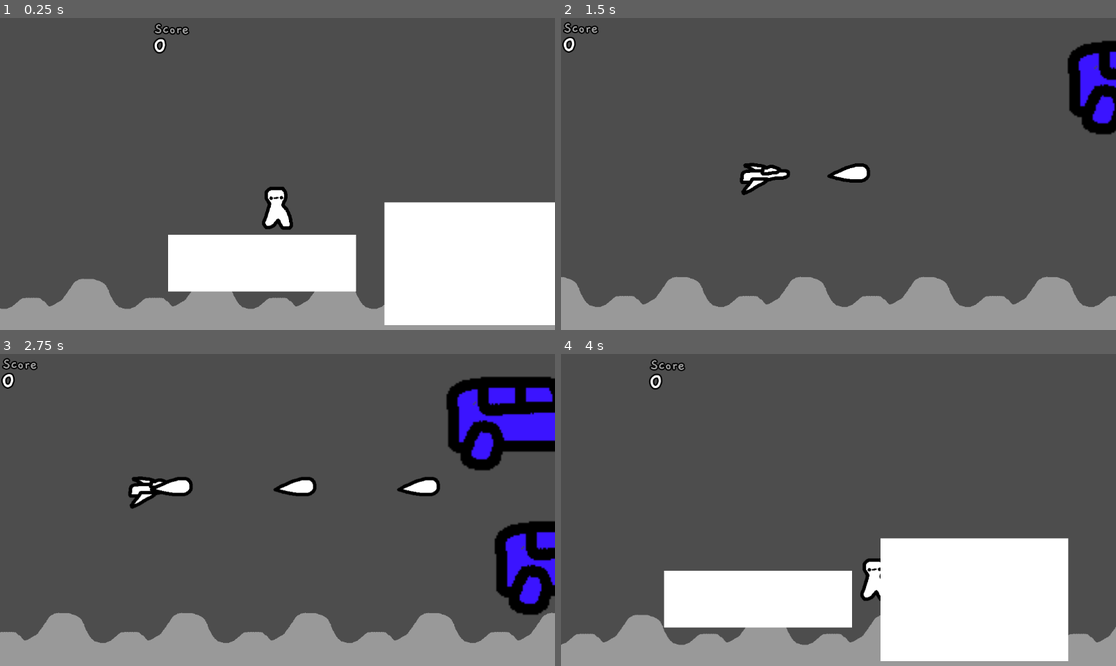
Above: before the commit, frames 1-4 (two rows, left to right).
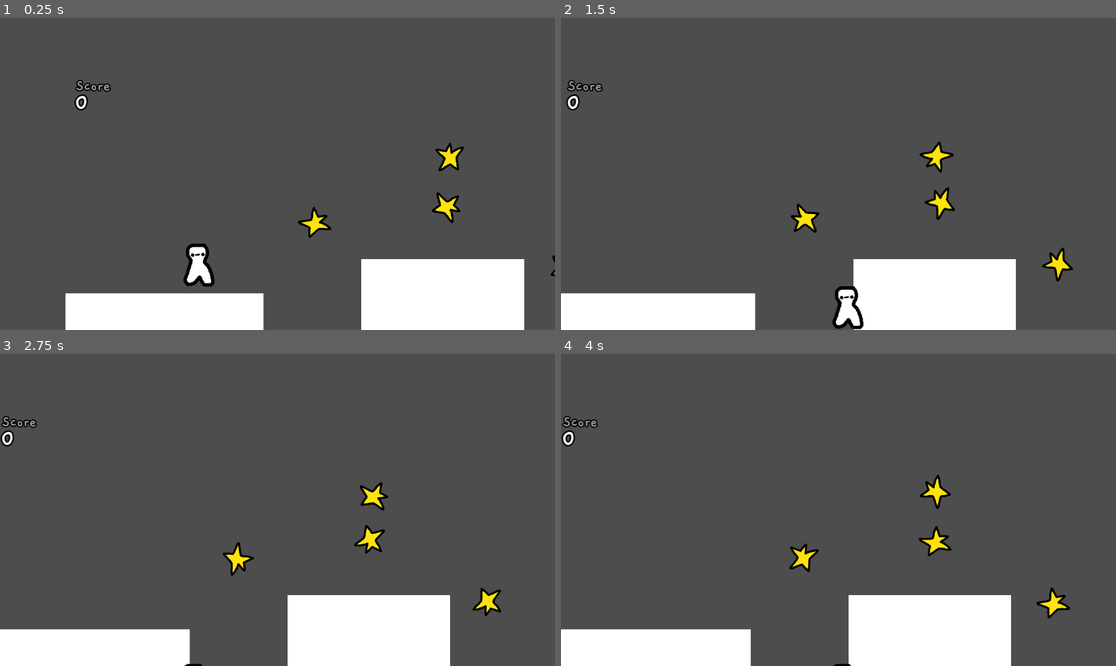
Above: after the commit, the same moments.

Repository: aznoqmous/a11y
Game: Godot game, scene res://scenes/platformer_game/platformer_scene.tscn
Same seed, same stepped clock (60 frames per second), same inputs: the game is played once before the commit and once after it. This scene is started directly instead of the project's main scene.
Inputs (mouse positions are in pixels of both pictures, inside the frame that each line leads up to):
- Up to frame 1 (0.25 s): no input
- Up to frame 2 (1.5 s): move the mouse to (960, 158) at 0.52 s; press the mouse at (960, 158) at 0.53 s; hold D (Right) from 0.53 s (still down); tap W (Up) at 0.77 s; move the mouse to (727, 189) at 1.27 s; release the mouse at (727, 189) at 1.28 s; tap Space (Space) at 1.35 s
- Up to frame 3 (2.75 s): tap W (Up) at 1.52 s; move the mouse to (333, 441) at 2.02 s; release D (Right) at 2.03 s; press the mouse at (333, 441) at 2.03 s; hold A (Left) from 2.03 s (still down)
- Up to frame 4 (4 s): move the mouse to (810, 572) at 2.77 s; release A (Left) at 2.78 s; release the mouse at (810, 572) at 2.78 s; hold D (Right) from 2.78 s (still down); tap Space (Space) at 2.85 s; tap W (Up) at 3.02, 3.77 s; move the mouse to (1005, 556) at 3.52 s; press the mouse at (1005, 556) at 3.53 s

The runs differ from the first frame. In frame 1, 23% of the frame differs, in the area x 0-100%, y 1-100%; in frame 2, 20%; in frame 3, 26%; in frame 4, 25%.

Commit message:
Add small platformer level

Diff:
--- a/scenes/platformer_game/platformer_scene.tscn
+++ b/scenes/platformer_game/platformer_scene.tscn
@@ -9,6 +9,7 @@
 [ext_resource type="Texture2D" uid="uid://hyh3jftlmogi" path="res://sprites/rect.png" id="5_fljem"]
 [ext_resource type="Script" uid="uid://7r8uo8q3g3f" path="res://scripts/win_zone.gd" id="7_mifp7"]
 [ext_resource type="Texture2D" uid="uid://dbppa2sp3ffax" path="res://sprites/shmup_game/flag.png" id="7_s7k25"]
+[ext_resource type="PackedScene" uid="uid://cq7cbt6vryk2x" path="res://scenes/score_star.tscn" id="10_i6eov"]
 
 [sub_resource type="CapsuleShape2D" id="CapsuleShape2D_mifp7"]
 radius = 21.0
@@ -16,15 +17,11 @@
 
 [sub_resource type="RectangleShape2D" id="RectangleShape2D_j34ms"]
 resource_local_to_scene = true
-size = Vector2(390.625, 118.546875)
+size = Vector2(411.3125, 374.63672)
 
 [sub_resource type="RectangleShape2D" id="RectangleShape2D_ffo1l"]
 resource_local_to_scene = true
-size = Vector2(390.625, 254.54688)
-
-[sub_resource type="RectangleShape2D" id="RectangleShape2D_s7k25"]
-resource_local_to_scene = true
-size = Vector2(390.625, 278)
+size = Vector2(449, 210.27344)
 
 [sub_resource type="WorldBoundaryShape2D" id="WorldBoundaryShape2D_mifp7"]
 
@@ -37,7 +34,7 @@
 [node name="OverlayControl" parent="." unique_id=863188350 instance=ExtResource("2_lbo0a")]
 
 [node name="Camera2D" type="Camera2D" parent="." unique_id=78951313]
-position = Vector2(261, 322)
+position = Vector2(424, 204)
 
 [node name="Decor" type="Node2D" parent="." unique_id=1385626041]
 position = Vector2(627, 211)
@@ -58,9 +55,9 @@
 position = Vector2(261, 322)
 slide_on_ceiling = false
 script = ExtResource("3_j34ms")
-move_speed = 701.0
+move_speed = 600.0
 gravity = 2000.0
-jump_power = 1000.0
+jump_power = 800.0
 
 [node name="Sprite2D" type="Sprite2D" parent="World/Player" unique_id=804030744]
 texture = ExtResource("4_j34ms")
@@ -68,44 +65,237 @@
 [node name="CollisionShape2D" type="CollisionShape2D" parent="World/Player" unique_id=1682444645]
 shape = SubResource("CapsuleShape2D_mifp7")
 
-[node name="Platform" type="StaticBody2D" parent="." unique_id=655010018]
+[node name="Collectibles" type="Node2D" parent="World" unique_id=1466877935]
+
+[node name="ScoreStar" parent="World/Collectibles" unique_id=560807434 instance=ExtResource("10_i6eov")]
+position = Vector2(776, 267)
+scale = Vector2(0.6, 0.6)
+
+[node name="ScoreStar2" parent="World/Collectibles" unique_id=875627028 instance=ExtResource("10_i6eov")]
+position = Vector2(776, 171)
+scale = Vector2(0.6, 0.6)
+
+[node name="ScoreStar3" parent="World/Collectibles" unique_id=1778402426 instance=ExtResource("10_i6eov")]
+position = Vector2(498, 303)
+scale = Vector2(0.6, 0.6)
+
+[node name="ScoreStar4" parent="World/Collectibles" unique_id=1280663672 instance=ExtResource("10_i6eov")]
+position = Vector2(1020, 395)
+scale = Vector2(0.6, 0.6)
+
+[node name="ScoreStar5" parent="World/Collectibles" unique_id=393029770 instance=ExtResource("10_i6eov")]
+position = Vector2(1624, 276)
+scale = Vector2(0.6, 0.6)
+
+[node name="ScoreStar6" parent="World/Collectibles" unique_id=459329249 instance=ExtResource("10_i6eov")]
+position = Vector2(1818, 359)
+scale = Vector2(0.6, 0.6)
+
+[node name="ScoreStar7" parent="World/Collectibles" unique_id=1216580733 instance=ExtResource("10_i6eov")]
+position = Vector2(1894, 359)
+scale = Vector2(0.6, 0.6)
+
+[node name="ScoreStar8" parent="World/Collectibles" unique_id=1399631123 instance=ExtResource("10_i6eov")]
+position = Vector2(1968, 359)
+scale = Vector2(0.6, 0.6)
+
+[node name="ScoreStar9" parent="World/Collectibles" unique_id=2135445545 instance=ExtResource("10_i6eov")]
+position = Vector2(2208, 247)
+scale = Vector2(0.6, 0.6)
+
+[node name="ScoreStar10" parent="World/Collectibles" unique_id=2026667769 instance=ExtResource("10_i6eov")]
+position = Vector2(2594, 202)
+scale = Vector2(0.6, 0.6)
+
+[node name="ScoreStar11" parent="World/Collectibles" unique_id=1399793101 instance=ExtResource("10_i6eov")]
+position = Vector2(3044, 94)
+scale = Vector2(0.6, 0.6)
+
+[node name="ScoreStar12" parent="World/Collectibles" unique_id=335743155 instance=ExtResource("10_i6eov")]
+position = Vector2(3213, 124)
+scale = Vector2(0.6, 0.6)
+
+[node name="ScoreStar13" parent="World/Collectibles" unique_id=315376513 instance=ExtResource("10_i6eov")]
+position = Vector2(3213, 49)
+scale = Vector2(0.6, 0.6)
+
+[node name="ScoreStar14" parent="World/Collectibles" unique_id=1225663674 instance=ExtResource("10_i6eov")]
+position = Vector2(3213, -22)
+scale = Vector2(0.6, 0.6)
+
+[node name="ScoreStar15" parent="World/Collectibles" unique_id=642486573 instance=ExtResource("10_i6eov")]
+position = Vector2(3395, 52)
+scale = Vector2(0.6, 0.6)
+
+[node name="ScoreStar16" parent="World/Collectibles" unique_id=1794944324 instance=ExtResource("10_i6eov")]
+position = Vector2(3472, 48)
+scale = Vector2(0.6, 0.6)
+
+[node name="ScoreStar17" parent="World/Collectibles" unique_id=83768313 instance=ExtResource("10_i6eov")]
+position = Vector2(3563, 49)
+scale = Vector2(0.6, 0.6)
+
+[node name="Platforms" type="Node2D" parent="World" unique_id=524195167]
+
+[node name="Platform" type="StaticBody2D" parent="World/Platforms" unique_id=655010018]
 position = Vector2(382, 502)
 script = ExtResource("5_ffo1l")
 
-[node name="Sprite2D" type="Sprite2D" parent="Platform" unique_id=1359351868]
-position = Vector2(-153, 5)
-scale = Vector2(390.625, 118.546875)
-texture = ExtResource("5_fljem")
-
-[node name="CollisionShape2D" type="CollisionShape2D" parent="Platform" unique_id=1530185070]
-position = Vector2(-153, 5)
+[node name="Sprite2D" type="Sprite2D" parent="World/Platforms/Platform" unique_id=1359351868]
+position = Vector2(-192.65625, 137.68164)
+scale = Vector2(411.3125, 374.63672)
+texture = ExtResource("5_fljem")
+
+[node name="CollisionShape2D" type="CollisionShape2D" parent="World/Platforms/Platform" unique_id=1530185070]
+position = Vector2(-192.65625, 137.68164)
 shape = SubResource("RectangleShape2D_j34ms")
 
-[node name="Platform2" type="StaticBody2D" parent="." unique_id=663501060]
-position = Vector2(382, 502)
-script = ExtResource("5_ffo1l")
-
-[node name="Sprite2D" type="Sprite2D" parent="Platform2" unique_id=1314500984]
-position = Vector2(296, 6.2734375)
-scale = Vector2(390.625, 254.54688)
-texture = ExtResource("5_fljem")
-
-[node name="CollisionShape2D" type="CollisionShape2D" parent="Platform2" unique_id=1654382958]
-position = Vector2(296, 6.2734375)
-shape = SubResource("RectangleShape2D_ffo1l")
-
-[node name="Platform3" type="StaticBody2D" parent="." unique_id=1237493757]
-position = Vector2(1015, 498)
-script = ExtResource("5_ffo1l")
-
-[node name="Sprite2D" type="Sprite2D" parent="Platform3" unique_id=1599176399]
-position = Vector2(296, -67)
-scale = Vector2(390.625, 278)
-texture = ExtResource("5_fljem")
-
-[node name="CollisionShape2D" type="CollisionShape2D" parent="Platform3" unique_id=747550256]
-position = Vector2(296, -67)
-shape = SubResource("RectangleShape2D_s7k25")
+[node name="Platform2" type="StaticBody2D" parent="World/Platforms" unique_id=663501060]
+position = Vector2(519, 732)
+scale = Vector2(0.7518312, 1.1885504)
+script = ExtResource("5_ffo1l")
+
+[node name="Sprite2D" type="Sprite2D" parent="World/Platforms/Platform2" unique_id=1314500984]
+position = Vector2(-2.5, -1.8632813)
+scale = Vector2(449, 210.27344)
+texture = ExtResource("5_fljem")
+metadata/_edit_lock_ = true
+
+[node name="CollisionShape2D" type="CollisionShape2D" parent="World/Platforms/Platform2" unique_id=1654382958]
+position = Vector2(-2.5, -1.8632813)
+shape = SubResource("RectangleShape2D_ffo1l")
+metadata/_edit_lock_ = true
+
+[node name="Platform4" type="StaticBody2D" parent="World/Platforms" unique_id=1130342718]
+position = Vector2(769, 580)
+scale = Vector2(0.7518312, 1.8626219)
+script = ExtResource("5_ffo1l")
+
+[node name="Sprite2D" type="Sprite2D" parent="World/Platforms/Platform4" unique_id=57464764]
+position = Vector2(-2.5, -1.8632813)
+scale = Vector2(449, 210.27344)
+texture = ExtResource("5_fljem")
+metadata/_edit_lock_ = true
+
+[node name="CollisionShape2D" type="CollisionShape2D" parent="World/Platforms/Platform4" unique_id=1396974557]
+position = Vector2(-2.5, -1.8632813)
+shape = SubResource("RectangleShape2D_ffo1l")
+metadata/_edit_lock_ = true
+
+[node name="Platform5" type="StaticBody2D" parent="World/Platforms" unique_id=2053406508]
+position = Vector2(1345.9999, 662.9999)
+rotation = 1.4309952
+scale = Vector2(0.7518312, 1.43249)
+script = ExtResource("5_ffo1l")
+
+[node name="Sprite2D" type="Sprite2D" parent="World/Platforms/Platform5" unique_id=2113571821]
+position = Vector2(-2.5, -1.8632813)
+scale = Vector2(449, 210.27344)
+texture = ExtResource("5_fljem")
+metadata/_edit_lock_ = true
+
+[node name="CollisionShape2D" type="CollisionShape2D" parent="World/Platforms/Platform5" unique_id=534902699]
+position = Vector2(-2.5, -1.8632813)
+shape = SubResource("RectangleShape2D_ffo1l")
+metadata/_edit_lock_ = true
+
+[node name="Platform6" type="StaticBody2D" parent="World/Platforms" unique_id=903388220]
+position = Vector2(1873, 453)
+scale = Vector2(0.7518312, 0.58262193)
+script = ExtResource("5_ffo1l")
+
+[node name="Sprite2D" type="Sprite2D" parent="World/Platforms/Platform6" unique_id=1762088052]
+position = Vector2(-2.5, -1.8632813)
+scale = Vector2(449, 210.27344)
+texture = ExtResource("5_fljem")
+metadata/_edit_lock_ = true
+
+[node name="CollisionShape2D" type="CollisionShape2D" parent="World/Platforms/Platform6" unique_id=1139886470]
+position = Vector2(-2.5, -1.8632813)
+shape = SubResource("RectangleShape2D_ffo1l")
+metadata/_edit_lock_ = true
+
+[node name="Platform7" type="StaticBody2D" parent="World/Platforms" unique_id=833044417]
+position = Vector2(2375, 374.99997)
+scale = Vector2(0.3933546, 0.261649)
+script = ExtResource("5_ffo1l")
+
+[node name="Sprite2D" type="Sprite2D" parent="World/Platforms/Platform7" unique_id=279012441]
+position = Vector2(-2.5, -1.8632813)
+scale = Vector2(449, 210.27344)
+texture = ExtResource("5_fljem")
+metadata/_edit_lock_ = true
+
+[node name="CollisionShape2D" type="CollisionShape2D" parent="World/Platforms/Platform7" unique_id=552276204]
+position = Vector2(-2.5, -1.8632813)
+shape = SubResource("RectangleShape2D_ffo1l")
+metadata/_edit_lock_ = true
+
+[node name="Platform8" type="StaticBody2D" parent="World/Platforms" unique_id=412033685]
+position = Vector2(2792, 313.99997)
+scale = Vector2(0.3933546, 0.261649)
+script = ExtResource("5_ffo1l")
+
+[node name="Sprite2D" type="Sprite2D" parent="World/Platforms/Platform8" unique_id=2105215019]
+position = Vector2(-2.5, -1.8632813)
+scale = Vector2(449, 210.27344)
+texture = ExtResource("5_fljem")
+metadata/_edit_lock_ = true
+
+[node name="CollisionShape2D" type="CollisionShape2D" parent="World/Platforms/Platform8" unique_id=32957433]
+position = Vector2(-2.5, -1.8632813)
+shape = SubResource("RectangleShape2D_ffo1l")
+metadata/_edit_lock_ = true
+
+[node name="Platform9" type="StaticBody2D" parent="World/Platforms" unique_id=347033855]
+position = Vector2(3212, 219)
+scale = Vector2(0.3933546, 0.261649)
+script = ExtResource("5_ffo1l")
+
+[node name="Sprite2D" type="Sprite2D" parent="World/Platforms/Platform9" unique_id=122574411]
+position = Vector2(-2.5, -1.8632813)
+scale = Vector2(449, 210.27344)
+texture = ExtResource("5_fljem")
+metadata/_edit_lock_ = true
+
+[node name="CollisionShape2D" type="CollisionShape2D" parent="World/Platforms/Platform9" unique_id=1095596066]
+position = Vector2(-2.5, -1.8632813)
+shape = SubResource("RectangleShape2D_ffo1l")
+metadata/_edit_lock_ = true
+
+[node name="Platform10" type="StaticBody2D" parent="World/Platforms" unique_id=1972201706]
+position = Vector2(3258, 632.99994)
+rotation = 0.096486256
+scale = Vector2(0.7670899, 1.287811)
+script = ExtResource("5_ffo1l")
+
+[node name="Sprite2D" type="Sprite2D" parent="World/Platforms/Platform10" unique_id=1948258559]
+position = Vector2(-2.5, -1.8632813)
+scale = Vector2(449, 210.27344)
+texture = ExtResource("5_fljem")
+metadata/_edit_lock_ = true
+
+[node name="CollisionShape2D" type="CollisionShape2D" parent="World/Platforms/Platform10" unique_id=1509383359]
+position = Vector2(-2.5, -1.8632813)
+shape = SubResource("RectangleShape2D_ffo1l")
+metadata/_edit_lock_ = true
+
+[node name="Platform11" type="StaticBody2D" parent="World/Platforms" unique_id=664412549]
+position = Vector2(3784.0002, 416.00003)
+rotation = 3.1415927
+scale = Vector2(0.5438798, -0.13177204)
+script = ExtResource("5_ffo1l")
+
+[node name="Sprite2D" type="Sprite2D" parent="World/Platforms/Platform11" unique_id=1939543210]
+position = Vector2(-2.5, -1.8632813)
+scale = Vector2(449, 210.27344)
+texture = ExtResource("5_fljem")
+metadata/_edit_lock_ = true
+
+[node name="CollisionShape2D" type="CollisionShape2D" parent="World/Platforms/Platform11" unique_id=1103232612]
+position = Vector2(-2.5, -1.8632813)
+shape = SubResource("RectangleShape2D_ffo1l")
+metadata/_edit_lock_ = true
 
 [node name="DeathZone" type="Area2D" parent="." unique_id=1737818657]
 
@@ -114,7 +304,7 @@
 shape = SubResource("WorldBoundaryShape2D_mifp7")
 
 [node name="WinZone" type="Area2D" parent="." unique_id=465174945]
-position = Vector2(1305, 199)
+position = Vector2(3851, 365)
 script = ExtResource("7_mifp7")
 
 [node name="CollisionShape2D" type="CollisionShape2D" parent="WinZone" unique_id=1404338133]
